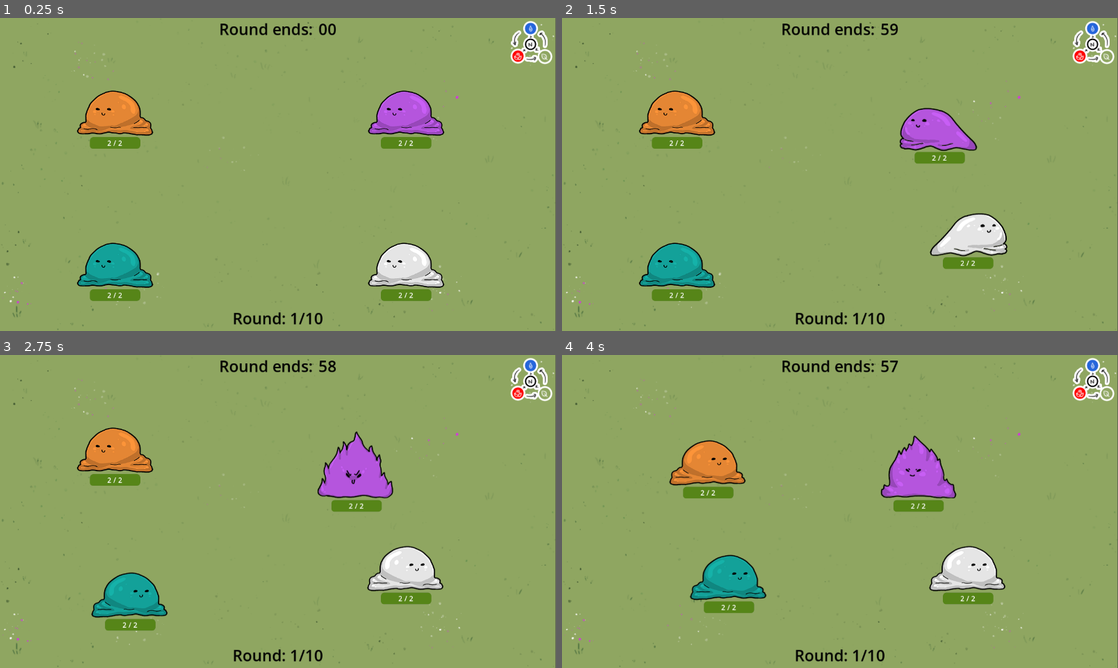
Above: before the commit, frames 1-4 (two rows, left to right).
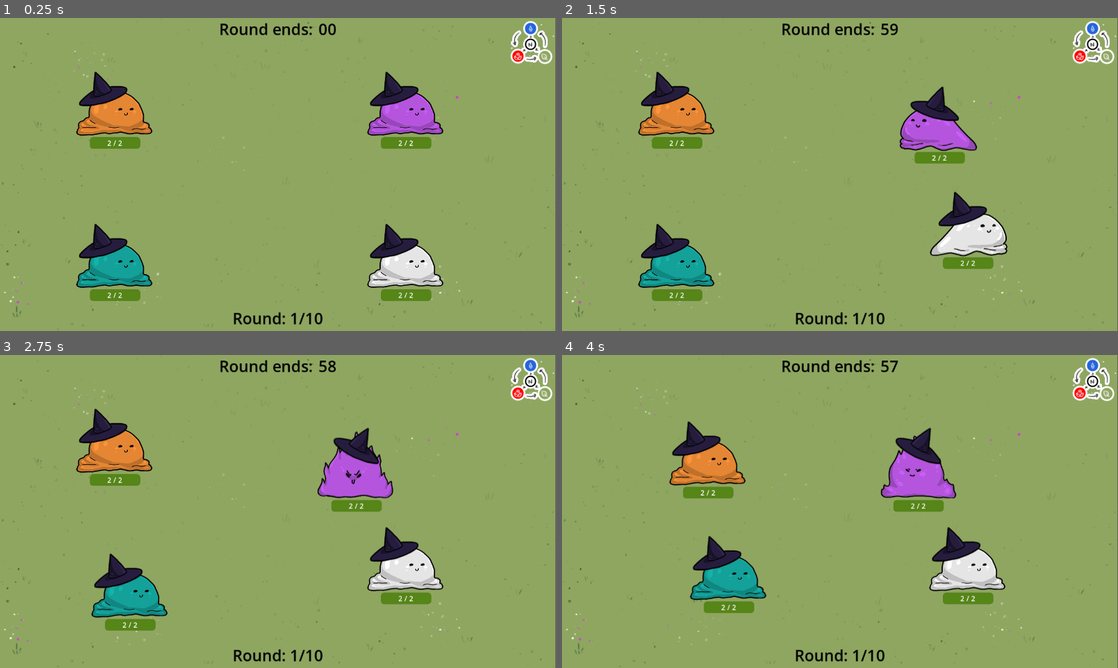
Above: after the commit, the same moments.

Repository: Galitie/mini-tyler-games
Game: Godot game, scene res://tylermon/tylermon.tscn
Two runs of this game, one before a commit and one after it. Both use one fixed random seed, a clock stepped at 60 frames per second and the inputs below. This scene is started directly instead of the project's main scene. Sound files missing from this copy of the repository are replaced by a short silence.
Inputs (mouse positions are in pixels of both pictures, inside the frame that each line leads up to):
- Up to frame 1 (0.25 s): no input
- Up to frame 2 (1.5 s): tap Enter (start) at 0.5, 1.35 s; move the mouse to (962, 158) at 0.52 s; hold Enter (start) 0.53-1.28 s; hold Right (move_piece_right) from 0.53 s (still down); tap Space (jump) at 0.77 s; move the mouse to (728, 190) at 1.27 s
- Up to frame 3 (2.75 s): tap Space (jump) at 1.52 s; move the mouse to (333, 442) at 2.02 s; release Right (move_piece_right) at 2.03 s; hold A (move_left) from 2.03 s (still down); hold Enter (start) from 2.03 s (still down)
- Up to frame 4 (4 s): move the mouse to (812, 574) at 2.77 s; release A (move_left) at 2.78 s; release Enter (start) at 2.78 s; hold Right (move_piece_right) from 2.78 s (still down); tap Enter (start) at 2.85 s; tap Space (jump) at 3.02, 3.77 s; move the mouse to (1006, 558) at 3.52 s; hold Enter (start) from 3.53 s (still down)

The runs differ from the first frame. In frame 1, 4.2% of the frame differs, in the area x 13-80%, y 17-87%; in frame 2, 3.0%; in frame 3, 2.4%; in frame 4, 1.9%.
Error in both runs: Cannot call method 'get_node' on a null value. (res://tylermon/tylermon.gd:39)

Commit message:
Added witch hat animation

Diff:
--- a/tylermon/mon.gd
+++ b/tylermon/mon.gd
@@ -8,7 +8,7 @@
 var strength: int = 1
 var strength_mod: float = .20
 var elm_type = "NONE"
-var current_state = State.IDLE
+var current_state
 var destination : Vector2
 var default_z_index = 0
 var current_player_command = State.TARGET_AND_ATTACK
@@ -63,7 +63,7 @@
 @onready var damage_anim_player = $damage_anim
 @onready var element_player = $scalable_nodes/element
 @onready var audio_player = $audio_player
-@onready var looping_audio_player
+@onready var hat = $scalable_nodes/hat
 
 var cursed_phrases = [
 	"fuck", "shit", "Fuckin' Fuck", "asshole", "Get fucked", "fuck you",
@@ -103,6 +103,7 @@
 
 func _ready():
 	phrase.text = ""
+	set_state(State.IDLE)
 	#get_parent().connect("send_command", get_command)
 	sprite.modulate = custom_color
 	get_parent().get_parent().connect("upgraded", upgrade_react)
@@ -136,6 +137,7 @@
 	match state:
 		State.WALK_RANDOM:
 			sprite.play("move")
+			hat.play("move")
 			play_audio(move_sound)
 			chance_to_say_phrase(cursed_phrases, 3)
 			destination = Vector2(randi_range(100,1000), randi_range(100, 500))
@@ -146,6 +148,7 @@
 			chance_to_say_phrase(cursed_phrases, 4)
 			z_index = default_z_index + 1
 			sprite.play("basic_atk")
+			hat.play("basic_atk")
 			play_audio(basic_attack_sound)
 			basic_atk_box.get_child(0).disabled = false
 			attack_timer.start(.2)
@@ -154,6 +157,7 @@
 			chance_to_say_phrase(cursed_phrases, 4)
 			timer.paused = true
 			velocity = Vector2()
+			hat.play("charge")
 			sprite.play("charge")
 			play_audio(charge_sound)
 			charge_timer.start(2)
@@ -164,6 +168,7 @@
 			velocity = Vector2()
 			chance_to_say_phrase(cursed_phrases, 4)
 			z_index = default_z_index + 1
+			hat.play("special_atk")
 			sprite.play("special_atk")
 			play_audio(special_sound)
 			var special_attack = special_atk_box.get_children()
@@ -174,6 +179,7 @@
 		State.IDLE:
 			audio_player.stop()
 			chance_to_say_phrase(cursed_phrases, 4)
+			hat.play("idle")
 			sprite.play("idle")
 			velocity = Vector2()
 
@@ -184,6 +190,7 @@
 			hurt_box.get_child(0).disabled = true
 			play_audio(death_sounds)
 			chance_to_say_phrase(cursed_phrases, 4)
+			hat.play("knocked_out")
 			sprite.play("just_knocked_out")
 			timer.stop()
 			z_index = default_z_index - 1
@@ -200,33 +207,39 @@
 
 		State.TARGET_AND_GO:
 			sprite.play("move")
+			hat.play("move")
 			play_audio(move_sound)
 			chance_to_say_phrase(cursed_phrases, 4)
 			var random_mon = get_other_random_mon()
 			if random_mon == null:
 				audio_player.stop()
+				hat.play("idle")
 				sprite.play("idle")
 			else:
 				destination = random_mon.position
 
 		State.TARGET_AND_ATTACK:
 			sprite.play("move")
+			hat.play("move")
 			play_audio(move_sound)
 			chance_to_say_phrase(cursed_phrases, 4)
 			var random_mon = get_other_random_mon()
 			if random_mon == null:
 				audio_player.stop()
+				hat.play("idle")
 				sprite.play("idle")
 			else:
 				destination = random_mon.position
 
 		State.TARGET_AND_SPECIAL:
 			sprite.play("move")
+			hat.play("move")
 			play_audio(move_sound)
 			chance_to_say_phrase(cursed_phrases, 4)
 			var random_mon = get_other_random_mon()
 			if random_mon == null:
 				audio_player.stop()
+				hat.play("idle")
 				sprite.play("idle")
 			else:
 				destination = random_mon.position
@@ -236,6 +249,7 @@
 			play_audio(block_sound)
 			velocity = Vector2()
 			block_timer.start(2)
+			hat.play("block")
 			sprite.play("block")
 			timer.paused = true
 			z_index = default_z_index + 1
@@ -338,6 +352,7 @@
 	velocity = Vector2()
 	play_audio(hurt_sounds)
 	anim_player.play("hurt")
+	hat.play("hurt")
 	sprite.play("hurt")
 	if health <= roundi(max_health * .25):
 		hp_bar.get_theme_stylebox("fill").bg_color = Color(1, 0.337, 0.333)
@@ -414,6 +429,7 @@
 		set_state(State.IDLE)
 		timer.stop()
 		hp_bar.visible = true
+		hat.play("upgrade_idle")
 		sprite.play("upgrade_idle")
 		health = max_health
 		health_label.text = str(max_health)
@@ -433,8 +449,10 @@
 func move_to_destination(delta):
 	if position.x <= destination.x :
 		sprite.flip_h = false
+		hat.flip_h = false
 	else:
 		sprite.flip_h = true
+		hat.flip_h = true
 	if !timer.is_stopped():
 		position = position.move_toward(destination, speed * delta)
 
@@ -472,9 +490,11 @@
 
 func upgrade_react(reaction):
 	if reaction == "good":
+		hat.play("upgrade_good")
 		sprite.play("upgrade_react_good")
 		play_audio(happy_sounds)
 	if reaction == "bad":
+		hat.play("upgrade_bad")
 		sprite.play("upgrade_react_bad")
 		play_audio(hurt_sounds)
 
@@ -510,6 +530,7 @@
 
 func _on_dead_anim_timer_timeout():
 	sprite.play("dead")
+	hat.play("dead")
 
 
 func play_audio(arr):
--- a/tylermon/mon.tscn
+++ b/tylermon/mon.tscn
@@ -24,7 +24,20 @@
 [ext_resource type="Texture2D" uid="uid://b66mxbmixgxfu" path="res://tylermon/sprites/mon_base_knocked_out3.png" id="18_7kvut"]
 [ext_resource type="Texture2D" uid="uid://e6c4xabx00ep" path="res://tylermon/sprites/mon_base_special.png" id="18_050gi"]
 [ext_resource type="Texture2D" uid="uid://cdjijr0duew8y" path="res://tylermon/sprites/mon_base_special2.png" id="19_v6lq8"]
+[ext_resource type="Texture2D" uid="uid://hckkwtxwonq2" path="res://tylermon/sprites/acc_witch_hat_hurt.png" id="25_fho1q"]
 [ext_resource type="AudioStream" uid="uid://ds41j7em87ob2" path="res://tylermon/sfx/move.mp3" id="25_fij4l"]
+[ext_resource type="Texture2D" uid="uid://gove44yuv6cn" path="res://tylermon/sprites/acc_witch_hat_block1.png" id="25_jnnku"]
+[ext_resource type="Texture2D" uid="uid://b7ath3ni4hlvk" path="res://tylermon/sprites/acc_witch_hat_move1.png" id="25_rnkkf"]
+[ext_resource type="Texture2D" uid="uid://batc21dgs8lpj" path="res://tylermon/sprites/acc_witch_hat_idle2.png" id="26_d87c2"]
+[ext_resource type="Texture2D" uid="uid://dmr3ertotj53j" path="res://tylermon/sprites/witch_hat_block2.png" id="26_i5jbf"]
+[ext_resource type="Texture2D" uid="uid://bbipao4tejmkr" path="res://tylermon/sprites/acc_witch_hat_move2.png" id="26_qivfu"]
+[ext_resource type="Texture2D" uid="uid://csewdbj0ndqxs" path="res://tylermon/sprites/acc_witch_hat_idle1.png" id="27_mv3sv"]
+[ext_resource type="Texture2D" uid="uid://cclk8cohqlsw" path="res://tylermon/sprites/acc_witch_hat_charge.png" id="28_vc1qp"]
+[ext_resource type="Texture2D" uid="uid://dwqfw74odc0sk" path="res://tylermon/sprites/acc_witch_hat_dead.png" id="29_xuq3y"]
+[ext_resource type="Texture2D" uid="uid://dod64sf12cik6" path="res://tylermon/sprites/acc_witch_hat_knockedout1.png" id="31_pc4xg"]
+[ext_resource type="Texture2D" uid="uid://c1k8n7i86ypol" path="res://tylermon/sprites/acc_witch_hat_knockedout2.png" id="32_dy6l2"]
+[ext_resource type="Texture2D" uid="uid://ctnl28ayx72h6" path="res://tylermon/sprites/acc_witch_hat_knockedout3.png" id="33_g5jjv"]
+[ext_resource type="Texture2D" uid="uid://bdrhephyl61ni" path="res://tylermon/sprites/acc_witch_hat_special2.png" id="33_got07"]
 
 [sub_resource type="CapsuleShape2D" id="CapsuleShape2D_u036k"]
 resource_local_to_scene = true
@@ -191,6 +204,14 @@
 }, {
 "frames": [{
 "duration": 1.0,
+"texture": ExtResource("27_mv3sv")
+}],
+"loop": true,
+"name": &"upgrade_idle_1",
+"speed": 5.0
+}, {
+"frames": [{
+"duration": 1.0,
 "texture": ExtResource("2_2adcg")
 }, {
 "duration": 1.0,
@@ -227,6 +248,157 @@
 [sub_resource type="CircleShape2D" id="CircleShape2D_glbfy"]
 resource_local_to_scene = true
 radius = 5.76907
+
+[sub_resource type="SpriteFrames" id="SpriteFrames_4inlb"]
+animations = [{
+"frames": [{
+"duration": 1.0,
+"texture": ExtResource("27_mv3sv")
+}],
+"loop": true,
+"name": &"basic_atk",
+"speed": 5.0
+}, {
+"frames": [{
+"duration": 1.0,
+"texture": ExtResource("25_jnnku")
+}, {
+"duration": 1.5,
+"texture": ExtResource("26_i5jbf")
+}, {
+"duration": 1.5,
+"texture": ExtResource("26_i5jbf")
+}, {
+"duration": 1.5,
+"texture": ExtResource("26_i5jbf")
+}, {
+"duration": 1.5,
+"texture": ExtResource("26_i5jbf")
+}, {
+"duration": 1.0,
+"texture": ExtResource("25_jnnku")
+}, {
+"duration": 1.0,
+"texture": ExtResource("27_mv3sv")
+}],
+"loop": false,
+"name": &"block",
+"speed": 5.0
+}, {
+"frames": [{
+"duration": 1.0,
+"texture": ExtResource("28_vc1qp")
+}],
+"loop": true,
+"name": &"charge",
+"speed": 5.0
+}, {
+"frames": [{
+"duration": 1.0,
+"texture": ExtResource("29_xuq3y")
+}],
+"loop": true,
+"name": &"dead",
+"speed": 5.0
+}, {
+"frames": [{
+"duration": 1.0,
+"texture": ExtResource("25_fho1q")
+}],
+"loop": true,
+"name": &"hurt",
+"speed": 5.0
+}, {
+"frames": [{
+"duration": 1.0,
+"texture": ExtResource("27_mv3sv")
+}, {
+"duration": 1.0,
+"texture": ExtResource("26_d87c2")
+}],
+"loop": true,
+"name": &"idle",
+"speed": 3.0
+}, {
+"frames": [{
+"duration": 1.0,
+"texture": ExtResource("31_pc4xg")
+}, {
+"duration": 1.0,
+"texture": ExtResource("32_dy6l2")
+}, {
+"duration": 1.0,
+"texture": ExtResource("33_g5jjv")
+}],
+"loop": false,
+"name": &"knocked_out",
+"speed": 5.0
+}, {
+"frames": [{
+"duration": 1.0,
+"texture": ExtResource("25_rnkkf")
+}, {
+"duration": 1.0,
+"texture": ExtResource("26_qivfu")
+}, {
+"duration": 1.0,
+"texture": ExtResource("27_mv3sv")
+}],
+"loop": true,
+"name": &"move",
+"speed": 5.0
+}, {
+"frames": [{
+"duration": 0.5,
+"texture": ExtResource("33_got07")
+}, {
+"duration": 1.0,
+"texture": ExtResource("33_got07")
+}, {
+"duration": 2.0,
+"texture": ExtResource("33_got07")
+}, {
+"duration": 1.0,
+"texture": ExtResource("28_vc1qp")
+}, {
+"duration": 1.0,
+"texture": ExtResource("27_mv3sv")
+}],
+"loop": false,
+"name": &"special_atk",
+"speed": 7.0
+}, {
+"frames": [{
+"duration": 1.0,
+"texture": ExtResource("25_fho1q")
+}, {
+"duration": 1.0,
+"texture": ExtResource("28_vc1qp")
+}, {
+"duration": 1.0,
+"texture": ExtResource("28_vc1qp")
+}, {
+"duration": 1.0,
+"texture": ExtResource("28_vc1qp")
+}, {
+"duration": 1.0,
+"texture": ExtResource("28_vc1qp")
+}],
+"loop": false,
+"name": &"upgrade_bad",
+"speed": 5.0
+}, {
+"frames": [{
+"duration": 1.0,
+"texture": ExtResource("26_d87c2")
+}, {
+"duration": 1.0,
+"texture": ExtResource("27_mv3sv")
+}],
+"loop": false,
+"name": &"upgrade_good",
+"speed": 5.0
+}]
 
 [sub_resource type="StyleBoxFlat" id="StyleBoxFlat_sbm80"]
 content_margin_left = 10.0
@@ -354,9 +526,15 @@
 "values": [Color(1, 1, 1, 0), Color(1, 1, 1, 1), Color(1, 1, 1, 1), Color(1, 1, 1, 0)]
 }
 
+[sub_resource type="Animation" id="Animation_1o1it"]
+resource_name = "hat_idle"
+length = 0.4
+loop_mode = 1
+
 [sub_resource type="AnimationLibrary" id="AnimationLibrary_ejfqx"]
 _data = {
 "damage_amount": SubResource("Animation_lk8iw"),
+"hat_idle": SubResource("Animation_1o1it"),
 "hurt": SubResource("Animation_i6xwv"),
 "thought": SubResource("Animation_han7l")
 }
@@ -381,9 +559,8 @@
 modulate = Color(0.917647, 0.266667, 0.25098, 1)
 position = Vector2(0, -40)
 sprite_frames = SubResource("SpriteFrames_scvj0")
-animation = &"just_knocked_out"
+animation = &"upgrade_idle_1"
 autoplay = "idle"
-flip_h = true
 
 [node name="hurt_box" type="Area2D" parent="scalable_nodes"]
 rotation = -0.0788491
@@ -432,6 +609,11 @@
 emitting = false
 explosiveness = 0.04
 randomness = 0.03
+
+[node name="hat" type="AnimatedSprite2D" parent="scalable_nodes"]
+position = Vector2(-11, -41)
+sprite_frames = SubResource("SpriteFrames_4inlb")
+animation = &"upgrade_bad"
 
 [node name="timer" type="Timer" parent="."]
 wait_time = 3.0
Not shown: 1 places in tylermon/mon.tscn that only renumber resources
Binary file added: tylermon/sprites/acc_witch_hat_block1.png
Not shown, added: tylermon/sprites/acc_witch_hat_block1.png.import
Binary file added: tylermon/sprites/acc_witch_hat_charge.png
Not shown, added: tylermon/sprites/acc_witch_hat_charge.png.import
Binary file added: tylermon/sprites/acc_witch_hat_dead.png
Not shown, added: tylermon/sprites/acc_witch_hat_dead.png.import
Binary file added: tylermon/sprites/acc_witch_hat_hurt.png
Not shown, added: tylermon/sprites/acc_witch_hat_hurt.png.import
Binary file added: tylermon/sprites/acc_witch_hat_idle1.png
Not shown, added: tylermon/sprites/acc_witch_hat_idle1.png.import
Binary file added: tylermon/sprites/acc_witch_hat_idle2.png
(and 15 more such lines)
